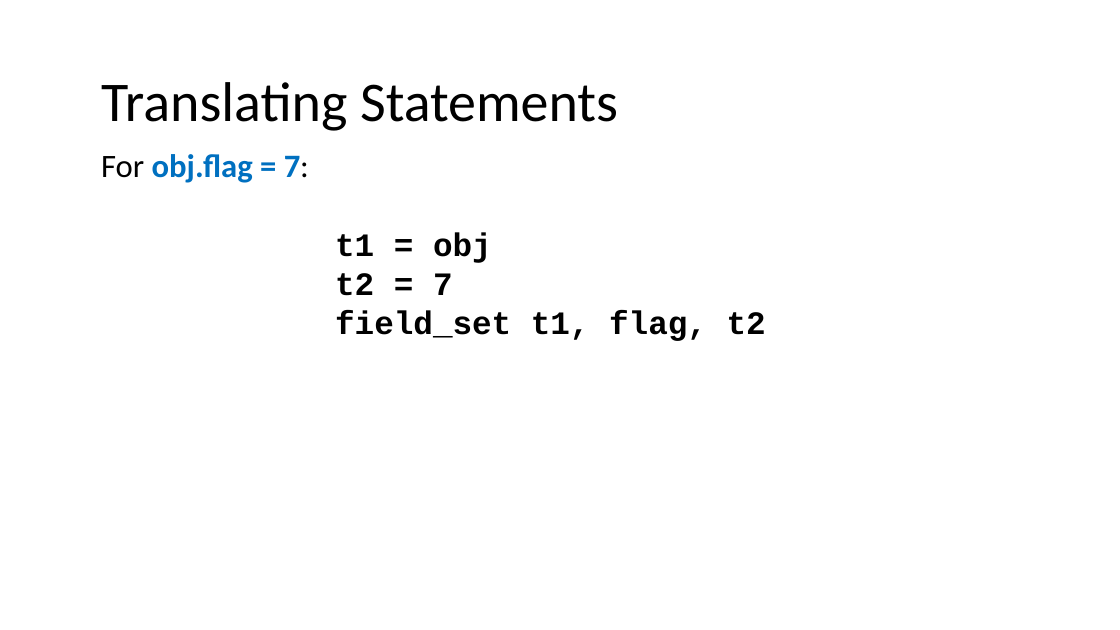
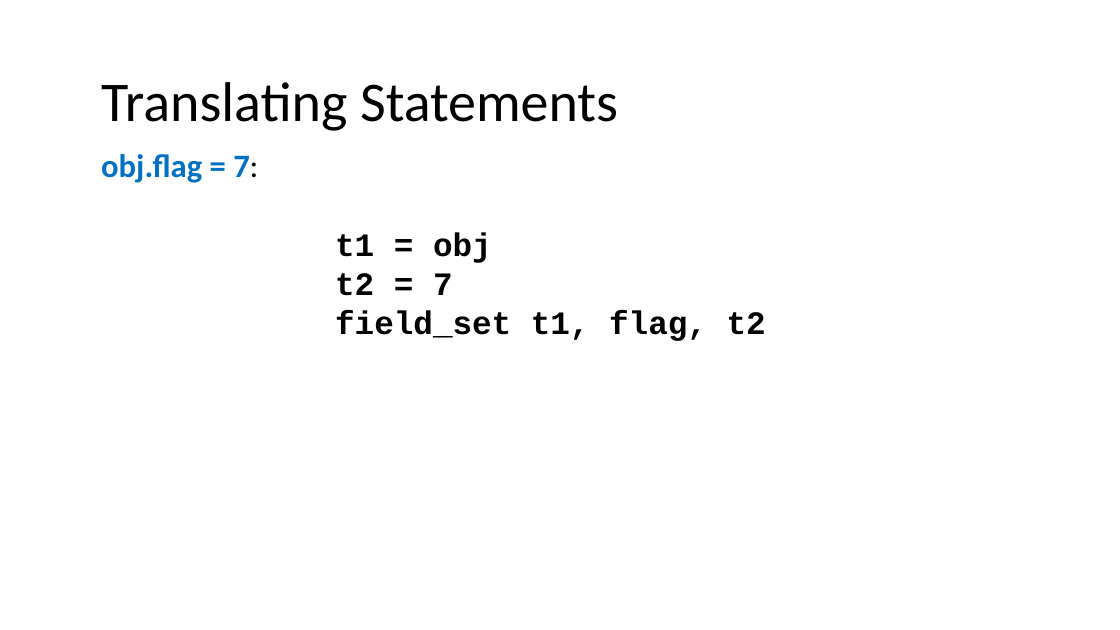
Before and after one commit to nivshani/compilation, a slide deck: slide 51 of slides/IR.pptx. Drawn at 1120x630 pixels with LibreOffice and Linux fonts; fonts in the diff are those of the drawing. Boxes give left, top, right and bottom in pixels: in the first picture for what was removed or moved away, otherwise in the second. Text is boxed around its words. In the diff, an @@ line names an element or a change of style, - is before the commit and + after.

```diff
--- a/slides/IR.pptx
+++ b/slides/IR.pptx
@@ text at [101,154,258,183]: text changed @@
-For obj.flag = 7:
+obj.flag = 7:
```
Also in this commit, not shown: 21 other slides changed, 1 other file.
